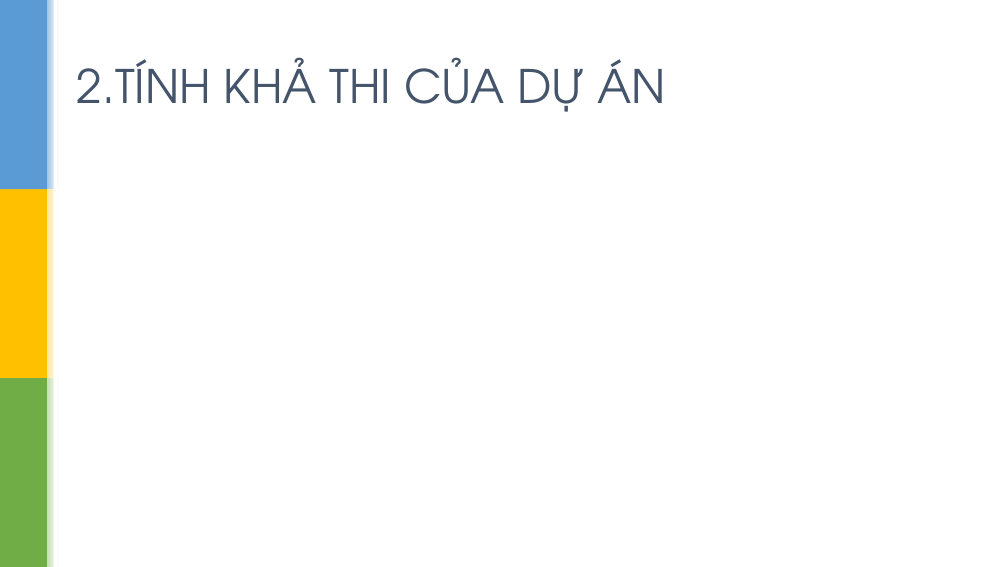
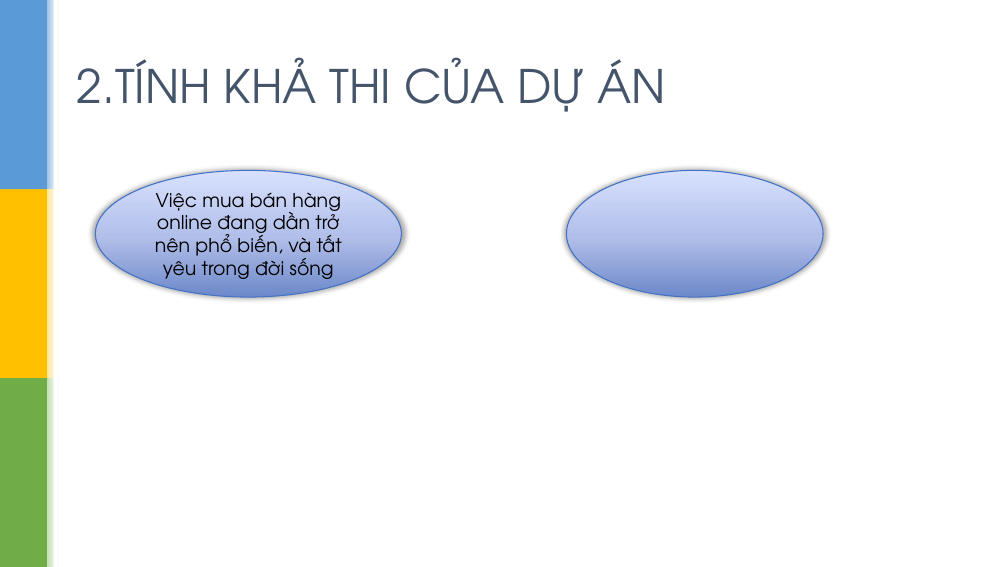
Before and after one commit to sondc/SWM_Project, a slide deck: slide 7 of Document/Slide_Project.pptx. Drawn at 1008x567 pixels with LibreOffice and Linux fonts; fonts in the diff are those of the drawing; background and template pictures are left out. Boxes give left, top, right and bottom in pixels: in the first picture for what was removed or moved away, otherwise in the second. Text is boxed around its words. In the diff, an @@ line names an element or a change of style, - is before the commit and + after.

```diff
--- a/Document/Slide_Project.pptx
+++ b/Document/Slide_Project.pptx
@@ ellipse added at (95,170,402,297), fill gradient #6D89CB to #B2C0EA to #D8E1FE, outline #4472C4 1 pt, 18 pt, text #000000 @@
+Việc mua bán hàng online đang dần trở nên phổ biến, và tất yêu trong đời sống
@@ ellipse added at (566,170,823,297), fill gradient #6D89CB to #B2C0EA to #D8E1FE, outline #4472C4 1 pt @@
```
Also in this commit, not shown: 1 other slide changed, 4 slides added, 1 slide removed.
